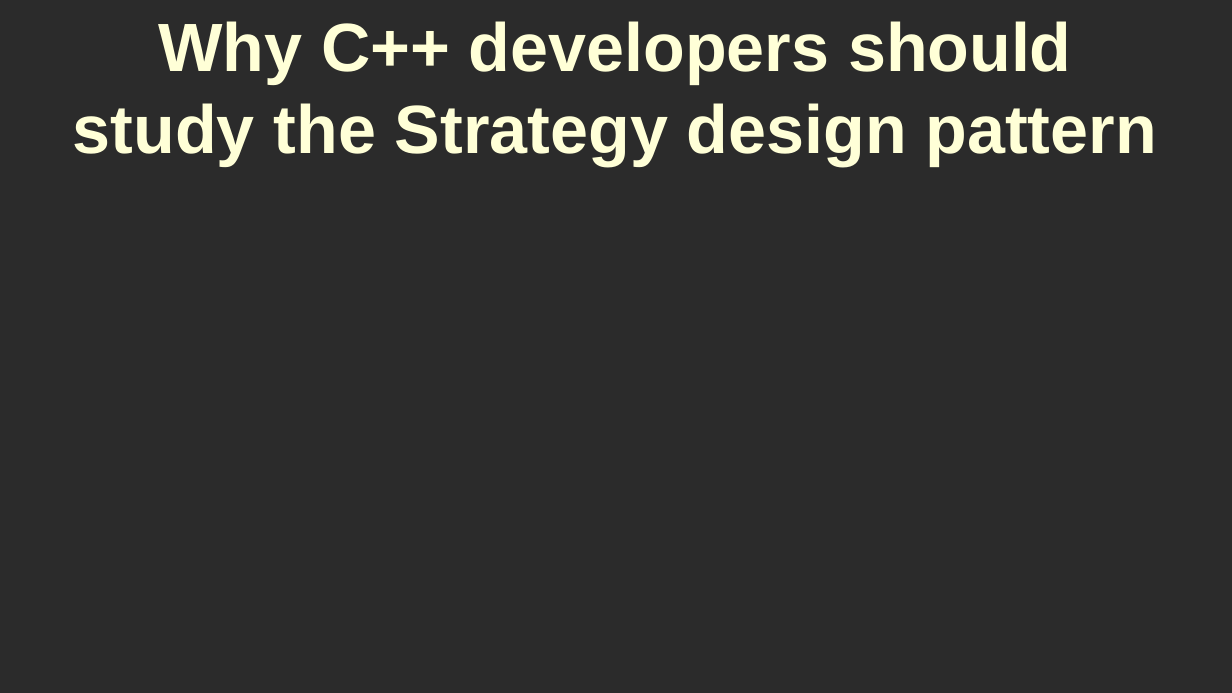
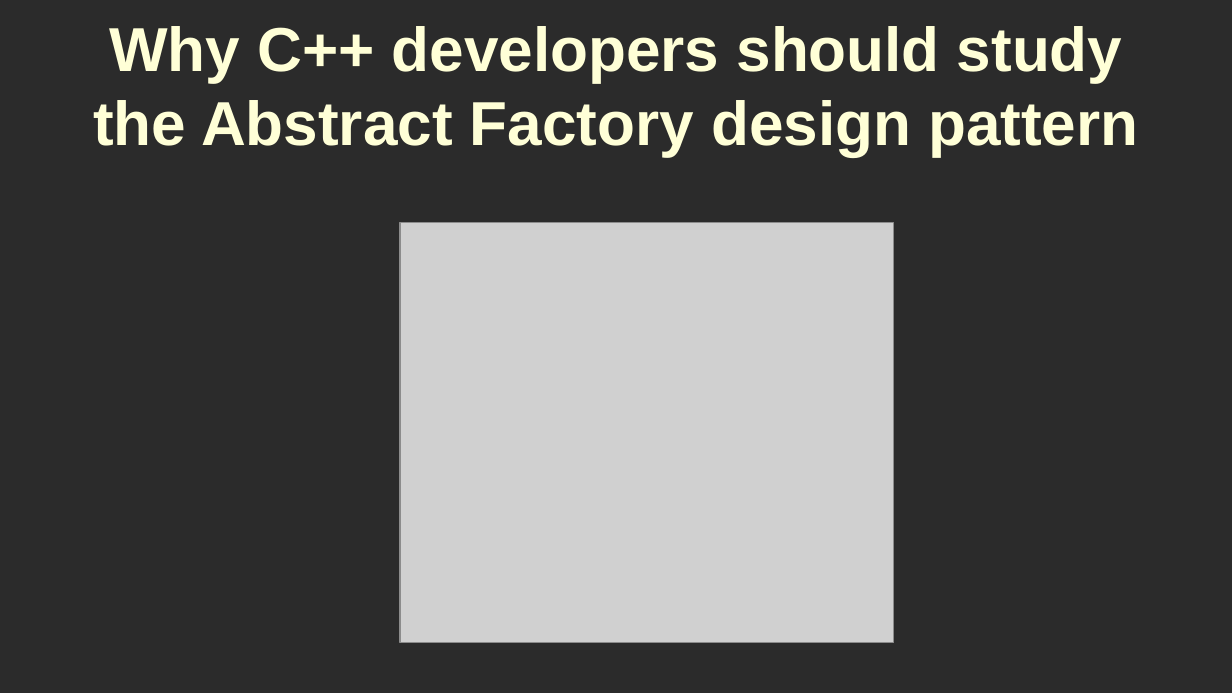
Before and after one commit to RayAndrade/CPPstudy, a slide deck: slide 4 of Creational/AbstractFactory/intro/why.odp. Drawn at 1232x693 pixels with LibreOffice and Linux fonts; fonts in the diff are those of the drawing; grey boxes stand for pictures; background and template pictures are left out; a plain dark background stands for a picture behind light text. Boxes give left, top, right and bottom in pixels: in the first picture for what was removed or moved away, otherwise in the second. Text is boxed around its words. In the diff, an @@ line names an element or a change of style, - is before the commit and + after.

```diff
--- a/Creational/AbstractFactory/intro/why.odp
+++ b/Creational/AbstractFactory/intro/why.odp
@@ title at bbox=[93, 26, 1138, 157]: text changed; size 44 to 40 pt @@
-Why C++ developers should study the Strategy design pattern
+Why C++ developers should study the Abstract Factory design pattern
@@ picture added at bbox=[400, 222, 894, 643] @@
```
Also in this commit, not shown: 10 other slides changed, 2 slides added, 40 other files.
